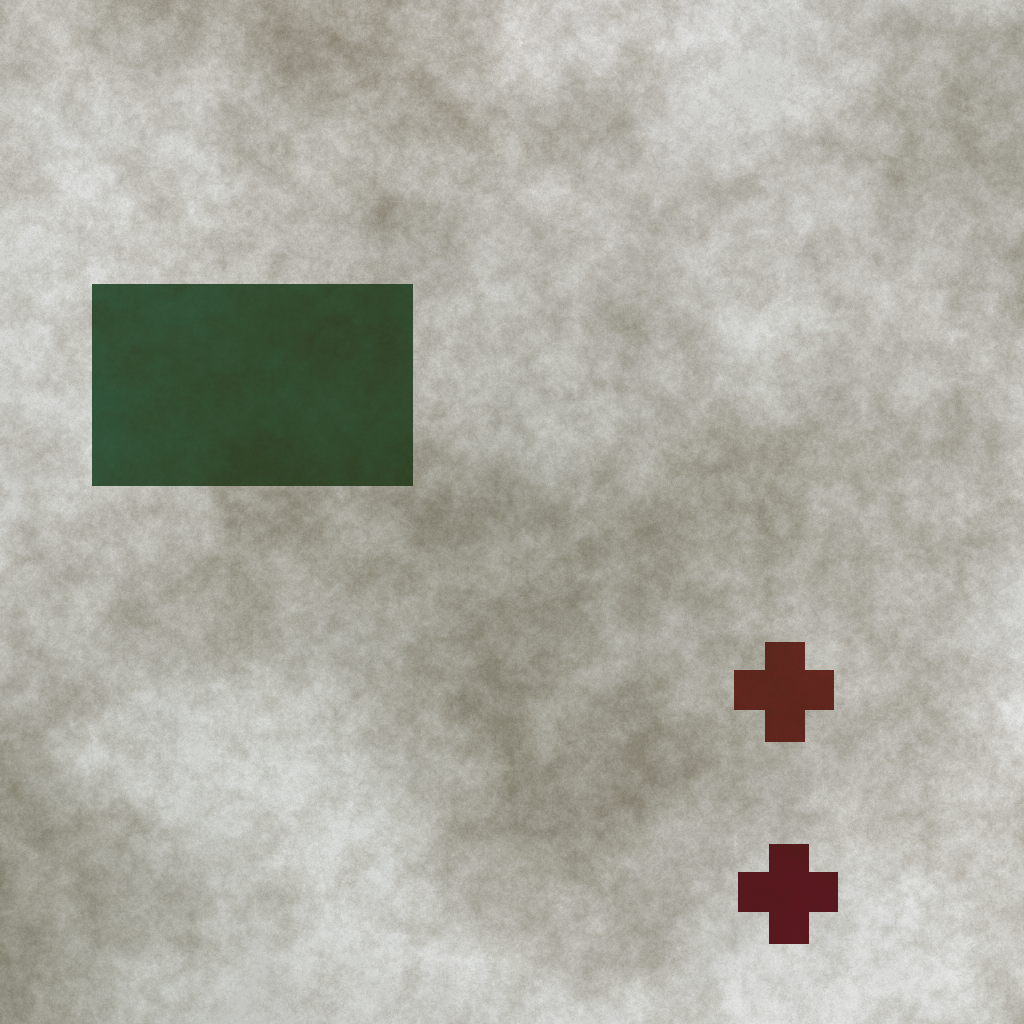
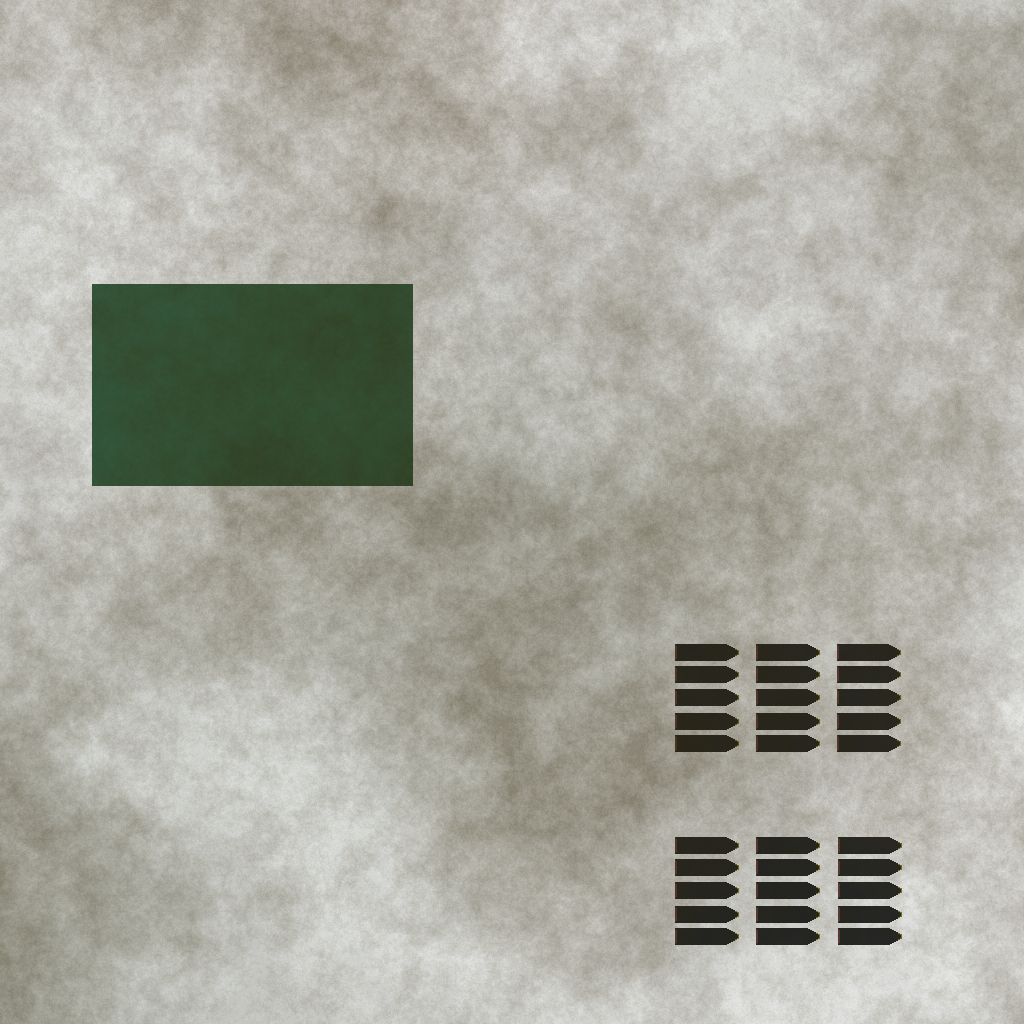
Before/after of a (1024, 1024) layered artwork. What changed in the layer stack:
added layer "Bullets top 1" above "Bullets top 2" over left=675, top=644, right=739, bottom=752
renamed "Red cross copy" to "Bullets top 2", opacity 87% → 100%, painted on it over left=734, top=642, right=834, bottom=752
added layer "Bullets top 3" above "Bullets bottom 1" over left=837, top=644, right=901, bottom=752
added layer "Bullets bottom 1" above "Bullets bottom 2" over left=675, top=837, right=739, bottom=945
renamed "Red cross" to "Bullets bottom 2", opacity 84% → 100%, painted on it over left=738, top=837, right=838, bottom=945
added layer "Bullets bottom 3" above "Coloored handle" over left=838, top=837, right=902, bottom=945
painted on "Coloored handle" over left=738, top=844, right=838, bottom=944
